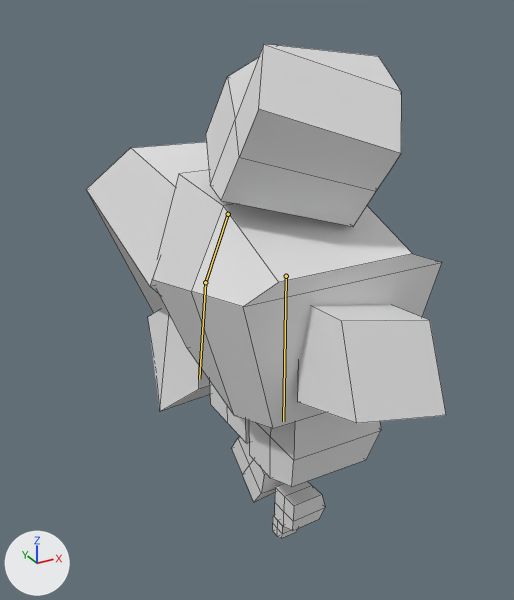
The FBX model Elderland/Assets/Models/Blender/Enemy/Heavy Enemy/HeavyEnemy.fbx as it was, and as the next commit left it.
Before and after are seen from a camera (50 mm lens) standing at (-5.17, -8.46, 4.08) and looking at (0.82, 2.43, -1.37). The lights are fixed; the arrows at lower left show +X, +Y and +Z. The bones that change are drawn over the model as lines. Mesh edges are drawn as thin lines.
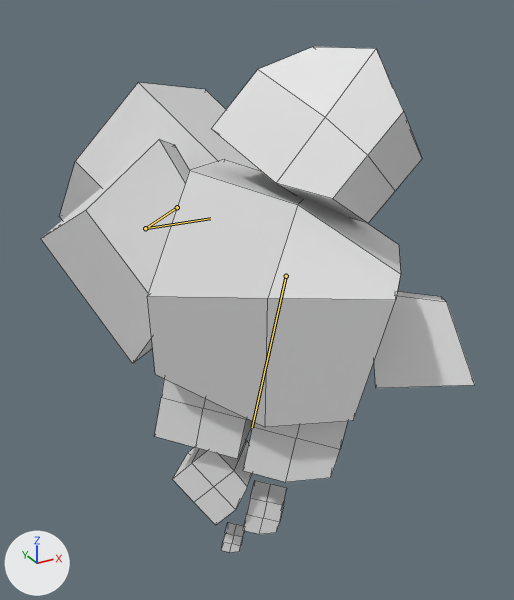
The newer file adds an action. The first version stands in its rest pose; the second is drawn at frame 47 of the action 'Armature|Right Attack'.

The edits, one by one:
Bone 'Chest' (bone_chest) turns from (0, 0, 0) to (0, -50, 13) degrees about its own x, y and z.
Bone 'Left Arm Upper' (bone_left_arm_upper) moves from (0.0, 0.0, 0.0) to (0.86, 0.08, 0.12).
Bone 'Left Arm Upper' (bone_left_arm_upper) turns from (0, 0, 0) to (42, -74, -92) degrees about its own x, y and z.
Bone 'Left Arm Lower' (bone_left_arm_lower) moves from (0.0, 0.0, 0.0) to (-0.31, 1.12, 0.11).
Bone 'Left Arm Lower' (bone_left_arm_lower) turns from (0, 0, 0) to (-9, -3, 3) degrees about its own x, y and z.
Bone 'Left Arm Lower' (bone_left_arm_lower) is rescaled from (1.0, 1.0, 1.0) to (2.29, 2.29, 2.29).

Where the change shows, as pixel boxes [x1, y1, x2, y2] in the pictures (514 x 600 px):
'Chest', posed (12% narrower): before [154, 170, 442, 429]; after [147, 159, 401, 427]
'Cube.001', posed (8% wider): before [206, 44, 401, 227]; after [211, 47, 422, 223]
'Cube.002', posed: before [86, 142, 209, 318]; after [41, 139, 189, 364]
'Cube.006', posed (32% narrower, 19% shorter): before [298, 304, 446, 423]; after [374, 292, 475, 388]
'Cube.003', posed: before [148, 311, 210, 412]; after [59, 83, 261, 220]
'Cube.004', posed: before [249, 412, 381, 487]; after [243, 421, 348, 482]
'Cube.012', posed: before [231, 436, 284, 502]; after [172, 440, 252, 525]
'Cube.005', posed: before [210, 382, 250, 443]; after [155, 379, 254, 459]
'Cube.007', posed: before [275, 481, 325, 530]; after [243, 480, 287, 534]
'Cube.009', posed: before [273, 515, 298, 538]; after [221, 523, 244, 552]
bone 'Chest', root to tip: before (286, 276) to (283, 421); after (286, 276) to (252, 427)
bone 'Left Arm Upper', root to tip: before (228, 214) to (205, 282); after (177, 207) to (145, 228)
bone 'Left Arm Lower', root to tip: before (205, 282) to (199, 379); after (145, 228) to (210, 218)
